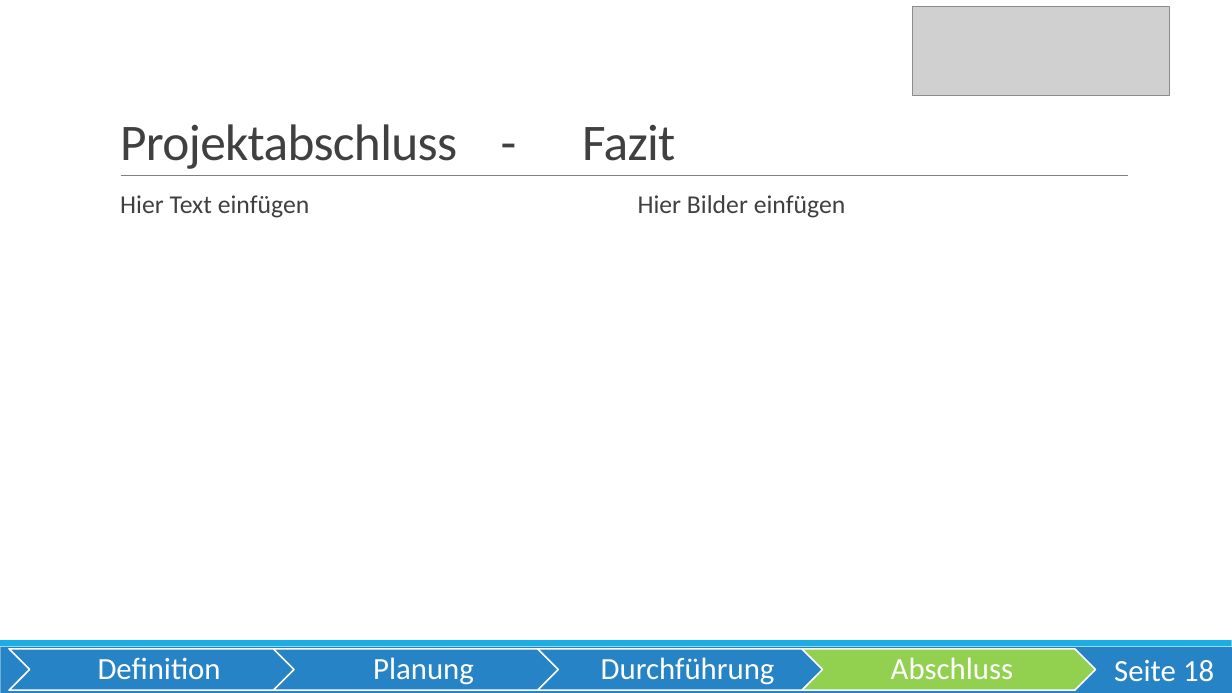
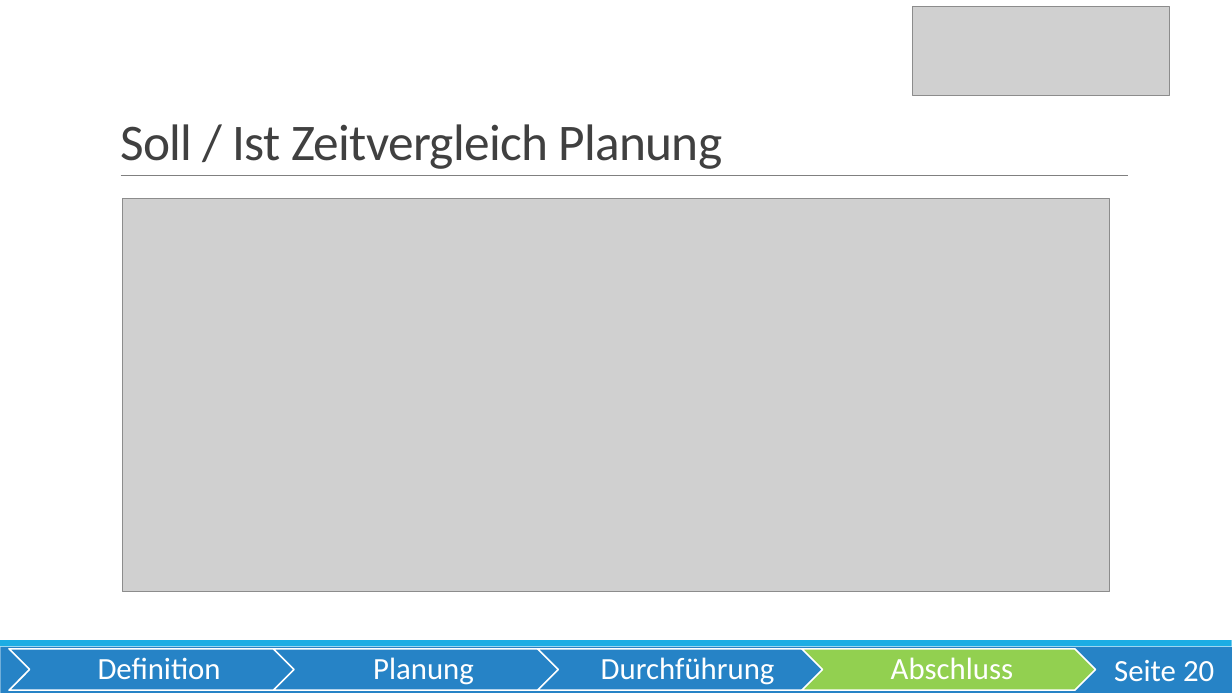
Before and after one commit to OberstufenprojektVOIP/OSP_VOIP, a slide deck: slide 20 of Pr-sentation/Präsentation VoIP Echt.pptx (slide 18 before the commit). Drawn at 1232x693 pixels with LibreOffice and Linux fonts; fonts in the diff are those of the drawing; grey boxes stand for pictures. Boxes give left, top, right and bottom in pixels: in the first picture for what was removed or moved away, otherwise in the second. Text is boxed around its words. In the diff, an @@ line names an element or a change of style, - is before the commit and + after.

```diff
--- a/Pr-sentation/Präsentation VoIP Echt.pptx
+++ b/Pr-sentation/Präsentation VoIP Echt.pptx
@@ title at [120,124,722,169]: text changed @@
-Projektabschluss - Fazit
+Soll / Ist Zeitvergleich Planung
@@ text removed at [120,195,310,218] @@
-  Hier Text einfügen
@@ picture added at [122,199,1110,592] @@
@@ text removed at [638,195,846,218] @@
-  Hier Bilder einfügen
@@ page number at [1114,660,1214,682]: text changed @@
-Seite 18
+Seite 20
```
Also in this commit, not shown: 12 other slides changed, 11 slides added, 3 slides removed.
